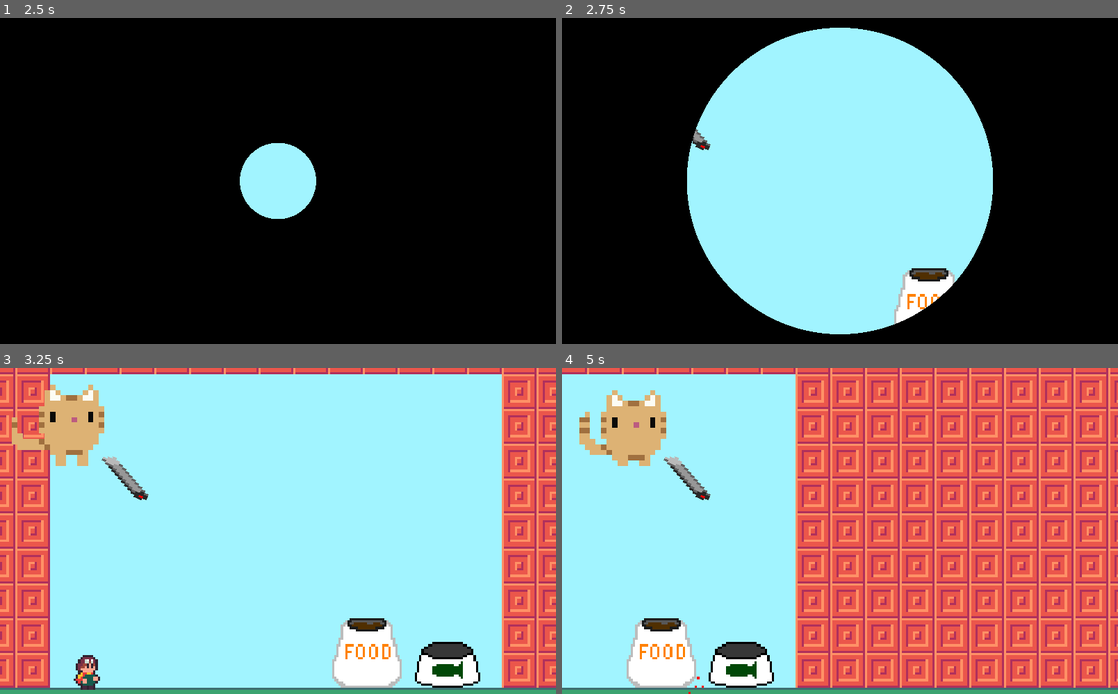
Above: before the commit, frames 1-4 (two rows, left to right).
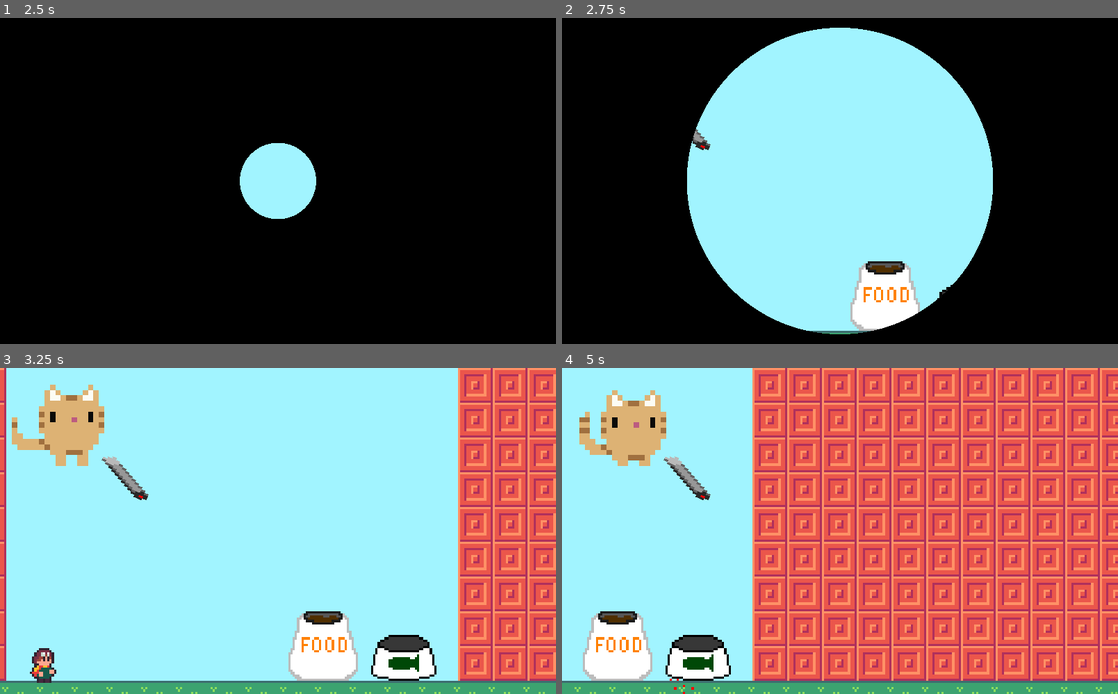
Above: after the commit, the same moments.

Repository: aarongrisez/gmtk2023
Game: Godot game, scene res://UI/Menu.tscn
Two runs of this game, one before a commit and one after it. Both use one fixed random seed, a clock stepped at 60 frames per second and the inputs below. Sound files missing from this copy of the repository are replaced by a short silence.
Inputs (mouse positions are in pixels of both pictures, inside the frame that each line leads up to):
- Up to frame 1 (2.5 s): click "Play" at 0.5 s; click "Play" at 1.25 s; click "Next Level" at 2 s
- Up to frame 2 (2.75 s): no input
- Up to frame 3 (3.25 s): click "Next Level" at 2.75 s
- Up to frame 4 (5 s): click "Next Level" at 3.5 s; move the mouse to (962, 514) at 4.27 s; hold D (right) from 4.28 s (still down); tap Space (jump) at 4.52 s

Frame 1 is identical in both runs. In frame 2, 2.6% of the frame differs, in the area x 44-71%, y 74-98%; in frame 3, 29%; in frame 4, 42%, in the area x 0-100%, y 0-100%.

Commit message:
Cat collision

Diff:
--- a/gmtk2023/Player/Cat.tscn
+++ b/gmtk2023/Player/Cat.tscn
@@ -12,6 +12,8 @@
 "name": "default",
 "speed": 5.0
 } ]
+
+[sub_resource type="CircleShape2D" id=2]
 
 [node name="Cat" type="Node2D"]
 scale = Vector2( 0.878677, 0.852947 )
@@ -46,6 +48,9 @@
 enabled = true
 cast_to = Vector2( 5470, 5643.6 )
 
+[node name="CollisionShape2D" type="CollisionShape2D" parent="KinematicBody2D"]
+shape = SubResource( 2 )
+
 [node name="RayCast2D2" type="RayCast2D" parent="."]
 enabled = true
 cast_to = Vector2( 0, -200 )
Not shown: 1 places in gmtk2023/Player/Cat.tscn that only renumber resources
